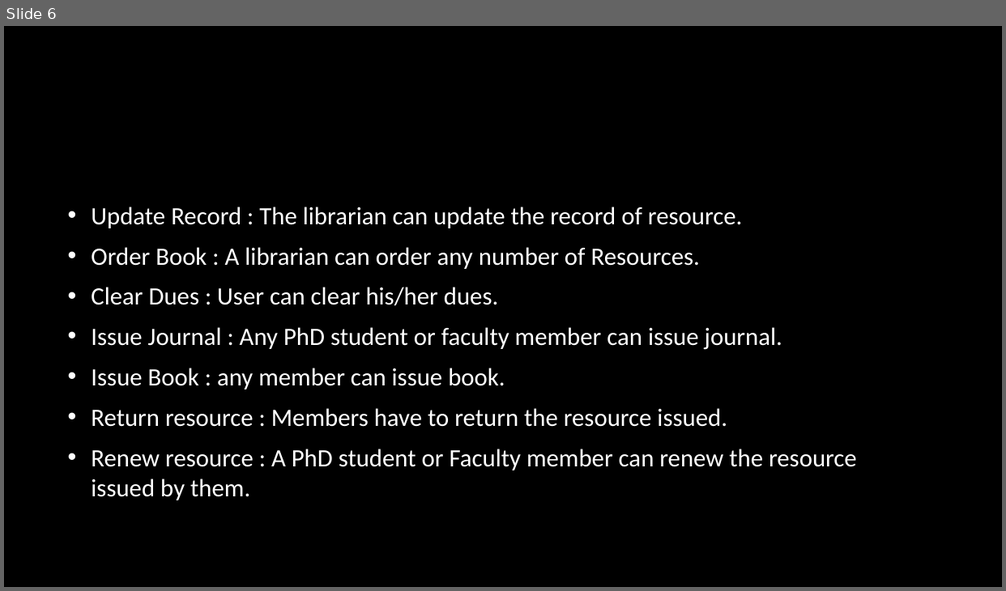
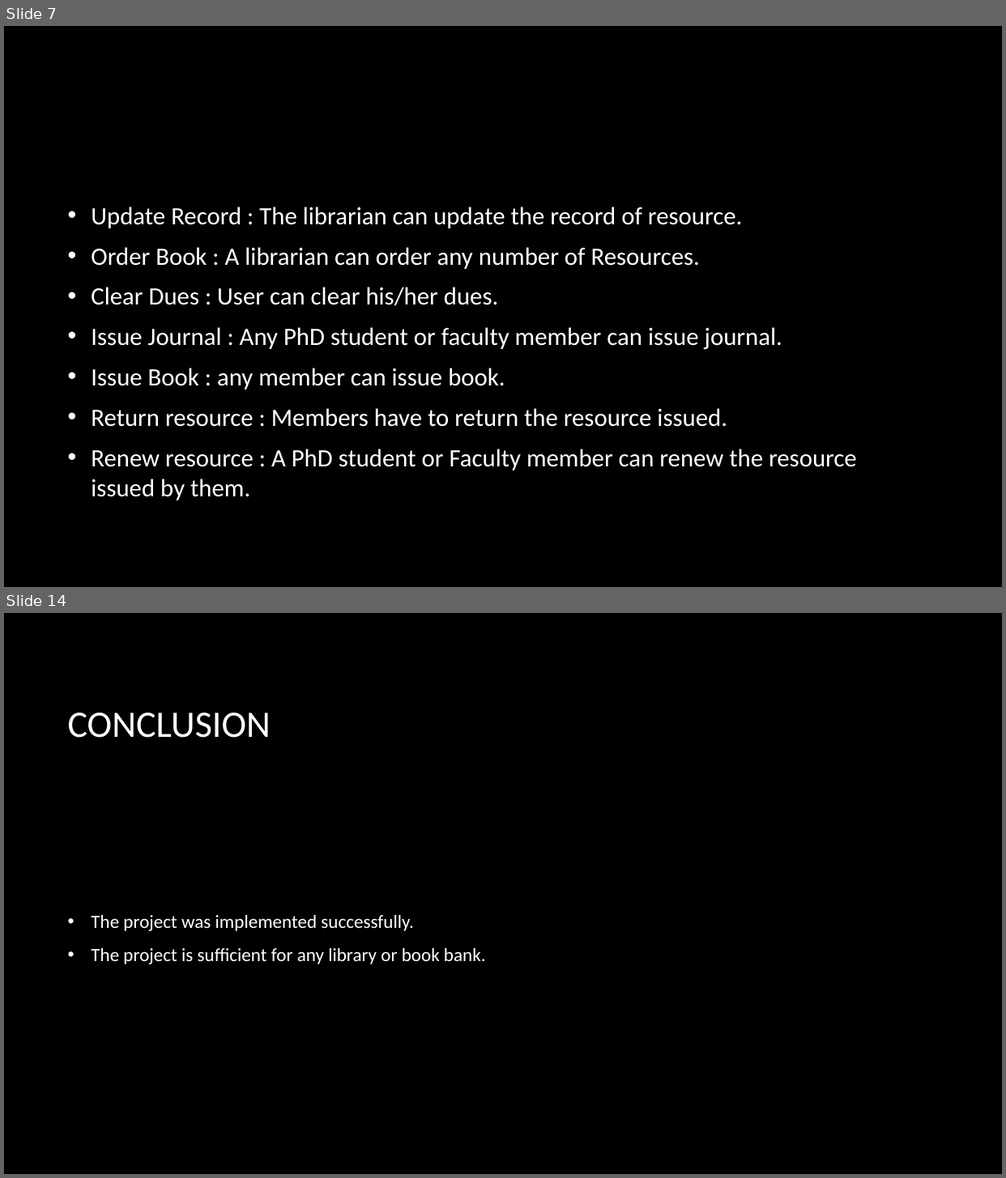
Before and after one commit to shah-anurag/Library-Management, a slide deck: srs-10-ppt.pptx. Shown one above the other, each under a label of ours: slide 6 before the commit, slides 7 and 14 after it; the slides between them are not shown. The pictures are 1006x591 and 1006x1178 pixels, drawn with LibreOffice and Linux fonts; fonts in the diff are those of the drawing; background and template pictures are left out. Boxes give left, top, right and bottom in pixels: in the first picture for what was removed or moved away, otherwise in the second. Text is boxed around its words. In the diff, an @@ line names an element or a change of style, - is before the commit and + after.

```diff
--- a/srs-10-ppt.pptx
+++ b/srs-10-ppt.pptx
@@ slide 14 added at [4,613,1002,1174], background picture (left out) @@
@@ title added at [68,713,270,738], 36 pt, text #FFFFFF @@
+CONCLUSION
@@ text added at [91,915,486,965], 18 pt, text #FFFFFF @@
+• The project was implemented successfully.
+• The project is sufficient for any library or book bank.
@@ what was slide 6 is now slide 7 @@
```
Also in this commit, not shown: 1 slide changed, 7 other slides added, 6 slides removed.
